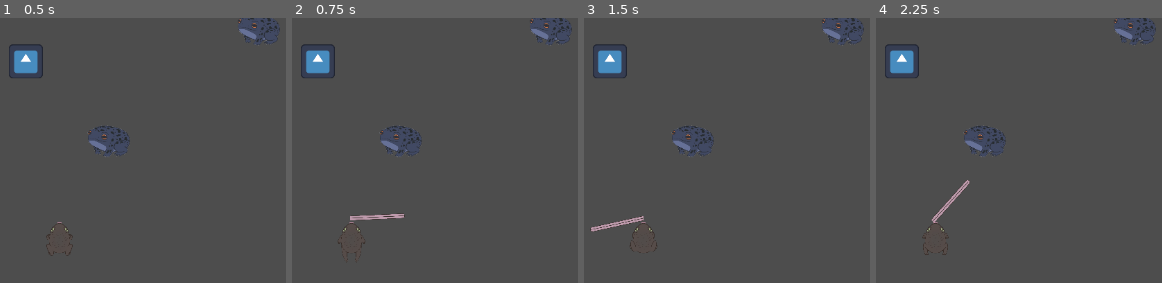
Above: before the commit, frames 1-4 (left to right).
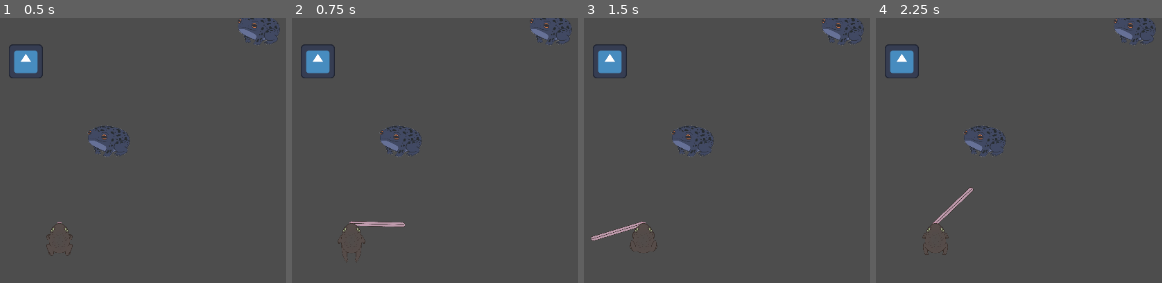
Above: after the commit, the same moments.

Repository: ygda-org/frog-jam
Game: Godot game, scene res://scenes/main.tscn
Two runs of this game, one before a commit and one after it. Both use one fixed random seed, a clock stepped at 60 frames per second and the inputs below. The engine's default icon, where the game draws it, is replaced by a stand-in: a white triangle on a blue panel in a dark square.
Inputs (mouse positions are in pixels of both pictures, inside the frame that each line leads up to):
- Up to frame 1 (0.5 s): no input
- Up to frame 2 (0.75 s): tap Enter at 0.5 s; move the mouse to (526, 219) at 0.52 s; click (526, 219) at 0.67 s
- Up to frame 3 (1.5 s): tap Space at 1.25 s; move the mouse to (outside the picture) at 1.27 s; click (outside the picture) at 1.42 s
- Up to frame 4 (2.25 s): tap Enter at 2 s; move the mouse to (1016, 142) at 2.02 s; click (1016, 142) at 2.17 s

Frame 1 is identical in both runs. In frame 2, 0.6% of the frame differs, in the area x 20-40%, y 73-79%; in frame 3, 0.6%, in the area x 2-21%, y 74-85%; in frame 4, 0.6%.

Commit message:
Fixed tongue positioning and grapple logic

Diff:
--- a/scenes/player.tscn
+++ b/scenes/player.tscn
@@ -62,7 +62,7 @@
 script = ExtResource("1_qhqgy")
 
 [node name="Tongue" parent="." instance=ExtResource("1_g2els")]
-position = Vector2(0, -75)
+position = Vector2(0, -59)
 scale = Vector2(0.215, 0.215)
 
 [node name="Anim" type="AnimatedSprite2D" parent="."]
--- a/scripts/player.gd
+++ b/scripts/player.gd
@@ -22,7 +22,10 @@
 func _input(event: InputEvent) -> void:
 	if event is InputEventMouseButton:
 		if event.pressed:
-			tongue.shoot(self.get_local_mouse_position())
+			#tongue.shoot(self.get_local_mouse_position() - to_local(tongue.position))
+			tongue.shoot(tongue.get_local_mouse_position())
+
+			#print(to_local(tongue.position))
 		else:
 			tongue.release()
 
@@ -31,7 +34,7 @@
 	velocity.y += GRAVITY
 
 	if tongue.hooked:
-		chain_velocity = to_local(tongue.tip_position).normalized() * CHAIN_PULL
+		chain_velocity = tongue.to_local(tongue.tip_position).normalized() * CHAIN_PULL
 	else:
 		chain_velocity = Vector2(0,0)
 
--- a/scripts/stomach.gd
+++ b/scripts/stomach.gd
@@ -33,7 +33,7 @@
 	if len(FROGS) > 3:
 		remove_child.call_deferred(FROGS.pop_front())
 
-	print(len(FROGS))
+	#print(len(FROGS))
 
 func impulse(impulse) -> void:
 	for frog in FROGS:
